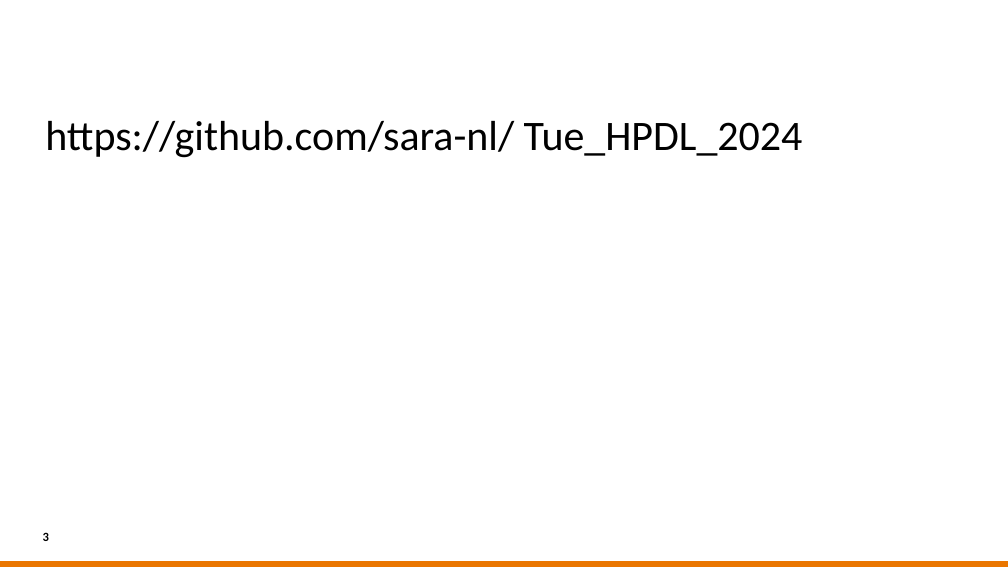
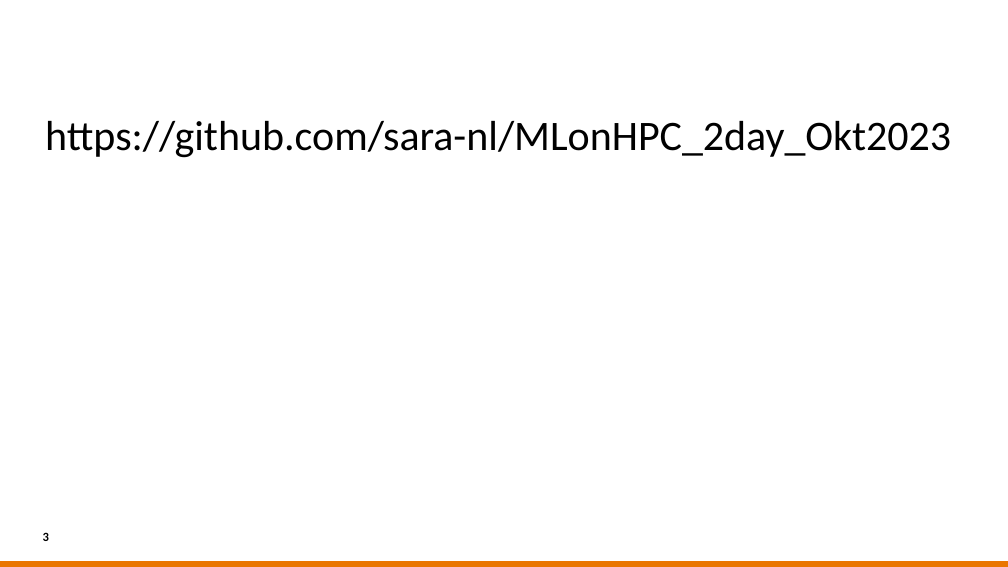
Before and after one commit to sara-nl/Tue_HPDL_2024, a slide deck: slide 3 of Day2/slides/Software_installations_on_HPC_systems.pptx. Drawn at 1008x567 pixels with LibreOffice and Linux fonts; fonts in the diff are those of the drawing; background and template pictures are left out. Boxes give left, top, right and bottom in pixels: in the first picture for what was removed or moved away, otherwise in the second. Text is boxed around its words. In the diff, an @@ line names an element or a change of style, - is before the commit and + after.

```diff
--- a/Day2/slides/Software_installations_on_HPC_systems.pptx
+++ b/Day2/slides/Software_installations_on_HPC_systems.pptx
@@ text at bbox=[45, 121, 951, 158]: text changed @@
-https://github.com/sara-nl/ Tue_HPDL_2024
+https://github.com/sara-nl/MLonHPC_2day_Okt2023
```
Also in this commit, not shown: 3 other slides changed, 44 other files.
